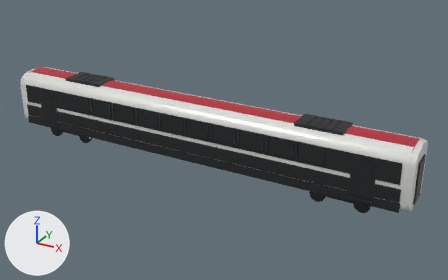
The glTF model public/models/railjet-lab/blender/railjet-nextgen-economy-d.glb: old version first, new version second.
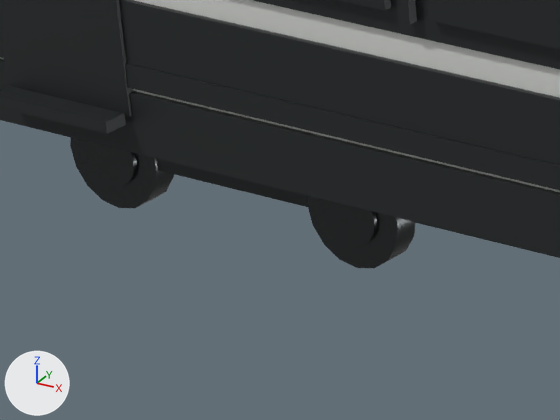
The first picture shows the older version from a camera (50 mm lens) standing at (18.2, -29.8, 16.8) and looking at (1.5, 0.6, 1.7). The close-ups show the older and then the newer version on the part from 9% to 24% of the width and 40% to 58% of the height of that picture. Only the edits that show in the close-ups are written down. Every picture has the same lights, and +X, +Y and +Z are marked at lower left. Where no turn or scale is listed for an object, it has been applied to the vertices.

Objects in the first close-up: 'economy_d_black_window_ribbon_-1', 'economy_d_bogie_a_brake_disc_-1_0', 'economy_d_bogie_a_brake_disc_-1_1', 'economy_d_bogie_a_sideframe_-1', 'economy_d_bogie_a_wheel_-1_0', 'economy_d_bogie_a_wheel_-1_1', 'economy_d_dark_skirt_-1', 'economy_d_door_step_-1_0', 'economy_d_lofted_body', 'economy_d_red_sill_-1', 'economy_d_silver_flank_-1', 'economy_d_wide_door_-1_0', 'economy_d_window_-1_1' and 3 more.
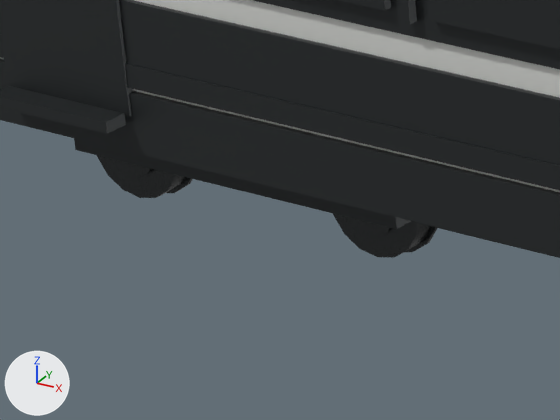
The change, as JSON lines over the scene's bpy script:
```json
{"op": "set", "path": "ob_economy_d_bogie_a_brake_disc__1_0.location", "old": "(-1.25, -1.085, 0.46)", "new": "(-1.25, -0.863, 0.46)"}
{"op": "set", "path": "ob_economy_d_bogie_a_brake_disc__1_1.location", "old": "(1.25, -1.085, 0.46)", "new": "(1.25, -0.863, 0.46)"}
{"op": "set", "path": "ob_economy_d_bogie_a_wheel__1_0.location", "old": "(-1.25, -0.96, 0.46)", "new": "(-1.25, -0.718, 0.46)"}
{"op": "set", "path": "ob_economy_d_bogie_a_wheel__1_1.location", "old": "(1.25, -0.96, 0.46)", "new": "(1.25, -0.718, 0.46)"}
{"op": "add", "block": "ob_economy_d_bogie_a_flange__1_1", "code": ["ob_economy_d_bogie_a_flange__1_1 = bpy.data.objects.new('economy_d_bogie_a_flange_-1_1', me_rj_unitcylinder_16)", "ob_economy_d_bogie_a_flange__1_1.parent = ob_economy_d_bogie_a", "ob_economy_d_bogie_a_flange__1_1.location = (1.25, -0.613, 0.46)", "ob_economy_d_bogie_a_flange__1_1.rotation_euler = (1.571, 0.0, 0.0)  # degrees (90, 0, 0)", "ob_economy_d_bogie_a_flange__1_1.scale = (0.984, 0.984, 0.035)"]}
{"op": "add", "block": "ob_economy_d_bogie_a_flange__1_0", "code": ["ob_economy_d_bogie_a_flange__1_0 = bpy.data.objects.new('economy_d_bogie_a_flange_-1_0', me_rj_unitcylinder_16)", "ob_economy_d_bogie_a_flange__1_0.parent = ob_economy_d_bogie_a", "ob_economy_d_bogie_a_flange__1_0.location = (-1.25, -0.613, 0.46)", "ob_economy_d_bogie_a_flange__1_0.rotation_euler = (1.571, 0.0, 0.0)  # degrees (90, 0, 0)", "ob_economy_d_bogie_a_flange__1_0.scale = (0.984, 0.984, 0.035)"]}
```

Where the change shows, as pixel boxes [x1, y1, x2, y2] in the close-ups (560 x 420 px):
```json
{"object": "economy_d_bogie_a_wheel_-1_1", "change": "moved", "before": [307, 196, 415, 268], "after": [333, 214, 432, 258]}
{"object": "economy_d_bogie_a_wheel_-1_0", "change": "moved", "before": [70, 138, 174, 208], "after": [97, 155, 187, 198]}
{"object": "economy_d_bogie_a_brake_disc_-1_1", "change": "moved", "before": [325, 200, 377, 246], "after": [350, 218, 391, 236]}
{"object": "economy_d_bogie_a_brake_disc_-1_0", "change": "moved", "before": [87, 142, 137, 186], "after": [112, 159, 152, 177]}
{"object": "economy_d_bogie_a_flange_-1_1", "change": "added", "after": [406, 227, 437, 252], "on screen": "mostly hidden"}
{"object": "economy_d_bogie_a_flange_-1_0", "change": "added", "after": [167, 178, 192, 193], "on screen": "mostly hidden"}
```
